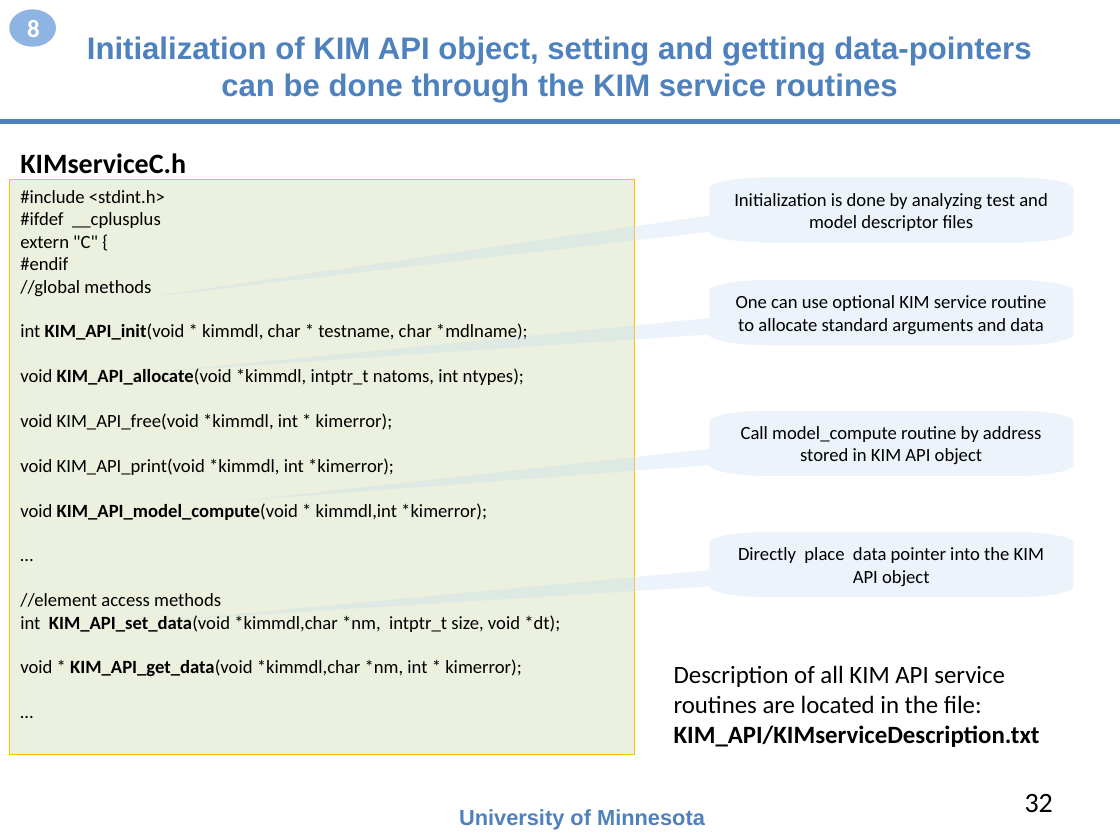
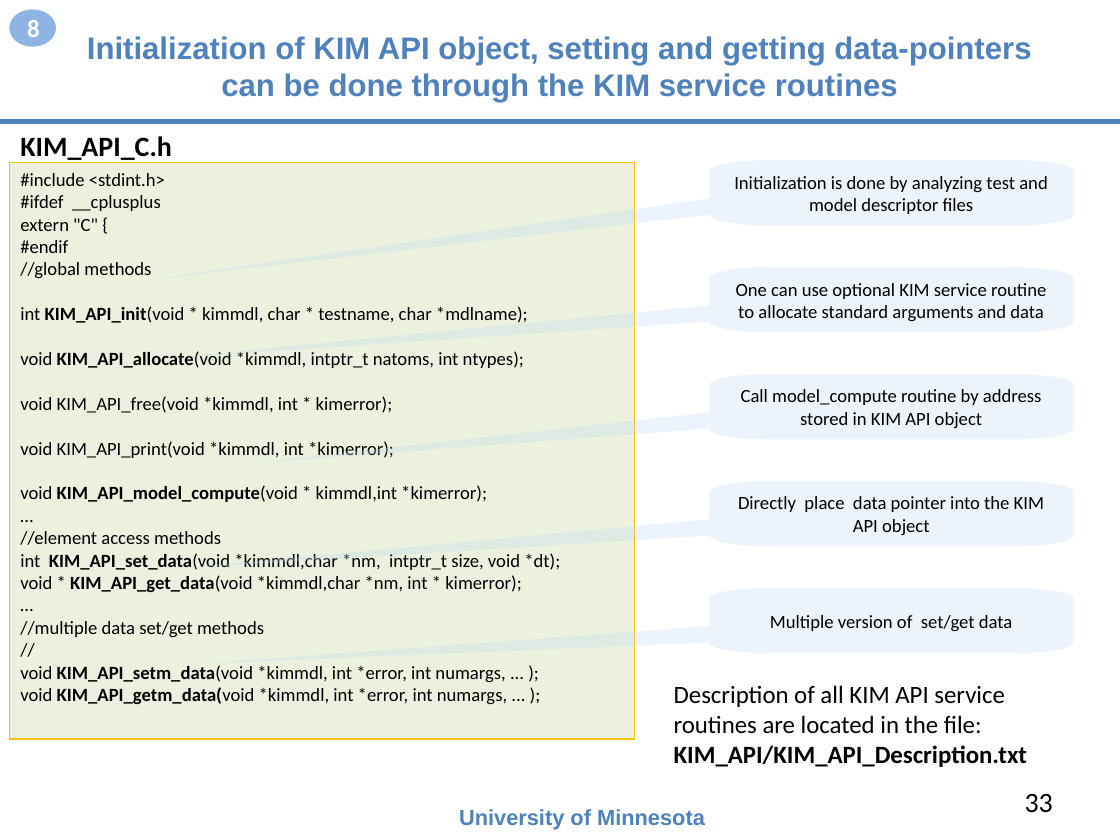
Before and after one commit to openkim/kim-api, a slide deck: slide 33 of DOCs/openkim-api-introduction.pptx (slide 32 before the commit). Drawn at 1120x840 pixels with LibreOffice and Linux fonts; fonts in the diff are those of the drawing. Boxes give left, top, right and bottom in pixels: in the first picture for what was removed or moved away, otherwise in the second. Text is boxed around its words. In the diff, an @@ line names an element or a change of style, - is before the commit and + after.

```diff
--- a/DOCs/openkim-api-introduction.pptx
+++ b/DOCs/openkim-api-introduction.pptx
@@ text at [20,136,172,163]: text changed @@
-KIMserviceC.h
+KIM_API_C.h
@@ rectangle "#include <stdint.h>": place and size @@
-rectangle "#include <stdint.h>" at [9,179,634,754]
+rectangle "#include <stdint.h>" at [9,162,634,739]
@@ freeform shape "Initialization is done by analyzing ...": place and size @@
-freeform shape "Initialization is done by analyzing ..." at [709,177,1073,242]
+freeform shape "Initialization is done by analyzing ..." at [709,160,1073,225]
@@ freeform shape "One can use optional KIM ...": place and size @@
-freeform shape "One can use optional KIM ..." at [709,280,1073,345]
+freeform shape "One can use optional KIM ..." at [709,268,1073,333]
@@ freeform shape "Call model_compute routine by address ...": place and size @@
-freeform shape "Call model_compute routine by address ..." at [709,411,1073,476]
+freeform shape "Call model_compute routine by address ..." at [709,374,1073,439]
@@ freeform shape "Directly place data pointer into ...": place and size @@
-freeform shape "Directly place data pointer into ..." at [709,532,1073,597]
+freeform shape "Directly place data pointer into ..." at [709,482,1073,547]
@@ freeform shape added at [709,588,1073,653], fill #C6D9F1 at 31% opacity, 12 pt, text #000000 @@
+Multiple version of set/get data
@@ text in rectangle at [20,621,507,705]: paragraphs added @@
+//multiple data set/get methods
+//
+void KIM_API_setm_data(void *kimmdl, int *error, int numargs, ... );
+void KIM_API_getm_data(void *kimmdl, int *error, int numargs, ... );
@@ text "Description of all KIM API ...": place and size @@
-text "Description of all KIM API ..." at [674,665,1040,747]
+text "Description of all KIM API ..." at [674,685,1027,767]
@@ text at [674,745,1027,767]: text changed @@
-KIM_API/KIMserviceDescription.txt
+KIM_API/KIM_API_Description.txt
@@ page number at [1025,794,1053,813]: text changed @@
-32
+33
```
Also in this commit, not shown: 20 other slides changed, 2 slides added, 2 slides removed, 1 other file.
